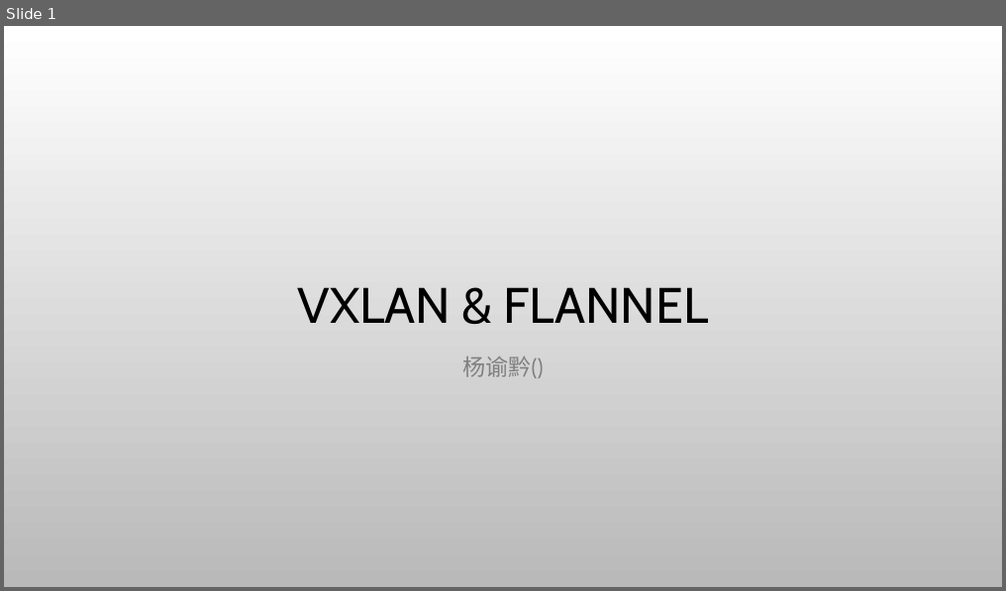
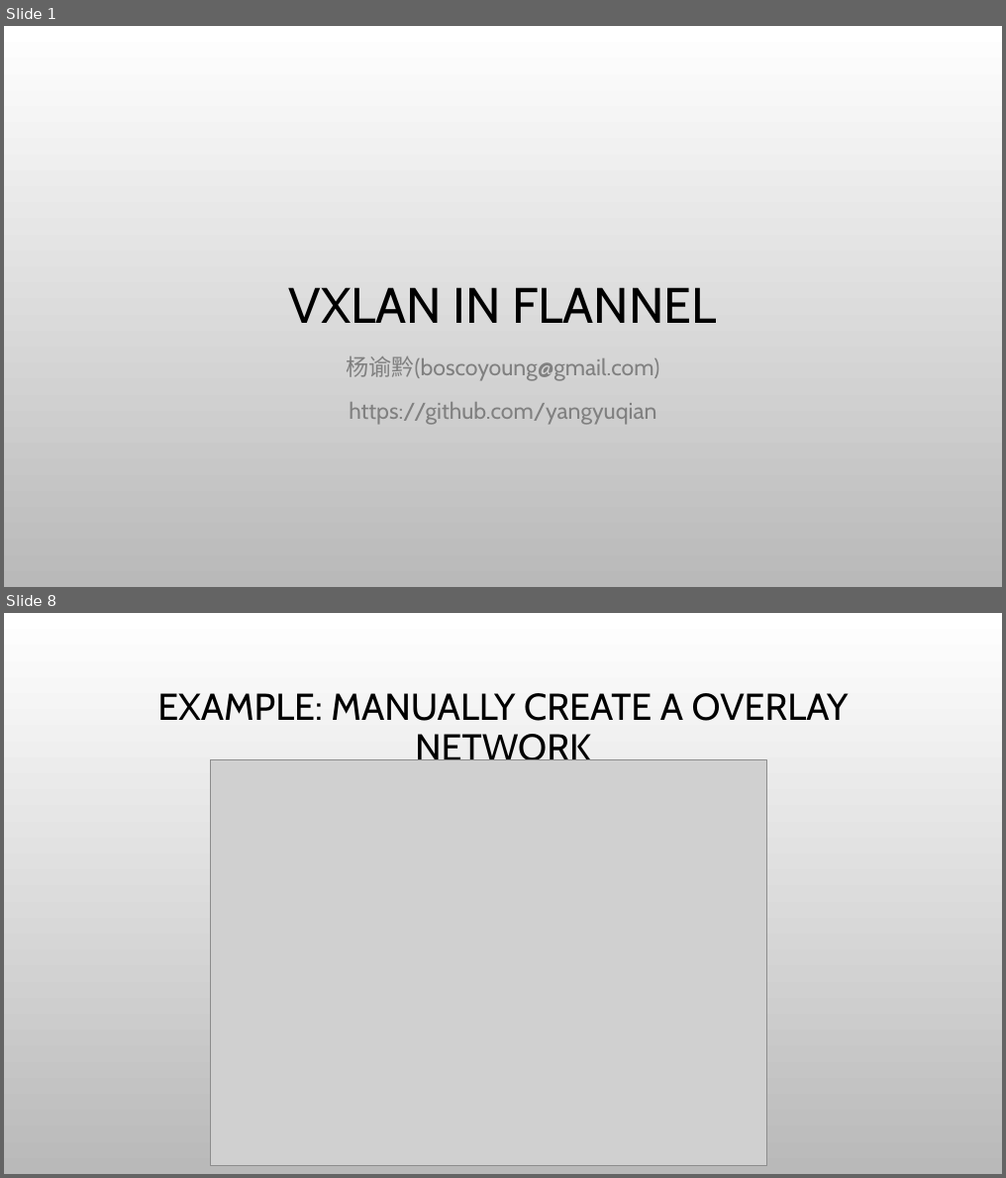
Before and after one commit to yangyuqian/k8s-the-hard-way, a slide deck: ppt/vxlan-flannel-cn.pptx. Shown one above the other, each under a label of ours: slide 1 before the commit, slides 1 and 8 after it; the slides between them are not shown. The pictures are 1006x591 and 1006x1178 pixels, drawn with LibreOffice and Linux fonts; fonts in the diff are those of the drawing; grey boxes stand for pictures; background and template pictures are left out. Boxes give left, top, right and bottom in pixels: in the first picture for what was removed or moved away, otherwise in the second. Text is boxed around its words. In the diff, an @@ line names an element or a change of style, - is before the commit and + after.

```diff
--- a/ppt/vxlan-flannel-cn.pptx
+++ b/ppt/vxlan-flannel-cn.pptx
@@ slide 8 added at bbox=[4, 613, 1002, 1174], background picture (left out) @@
@@ title added at bbox=[157, 693, 848, 761], 36 pt, text #000000 @@
+EXAMPLE: MANUALLY CREATE A OVERLAY NETWORK
@@ picture added at bbox=[211, 761, 767, 1166] @@
@@ slide 1 changed as well @@
@@ title at bbox=[289, 287, 717, 323]: text changed @@
-VXLAN & FLANNEL
+VXLAN IN FLANNEL
@@ subtitle at bbox=[346, 357, 659, 425]: text changed @@
-杨谕黔()
+杨谕黔(boscoyoung@gmail.com)
+https://github.com/yangyuqian
```
Also in this commit, not shown: 11 other slides added.
